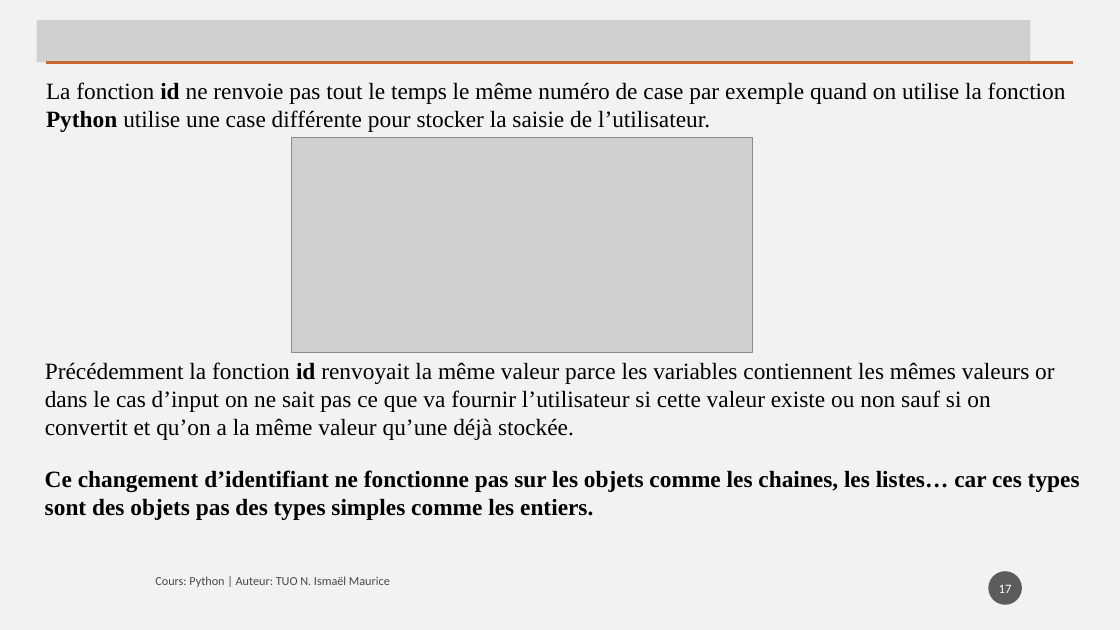
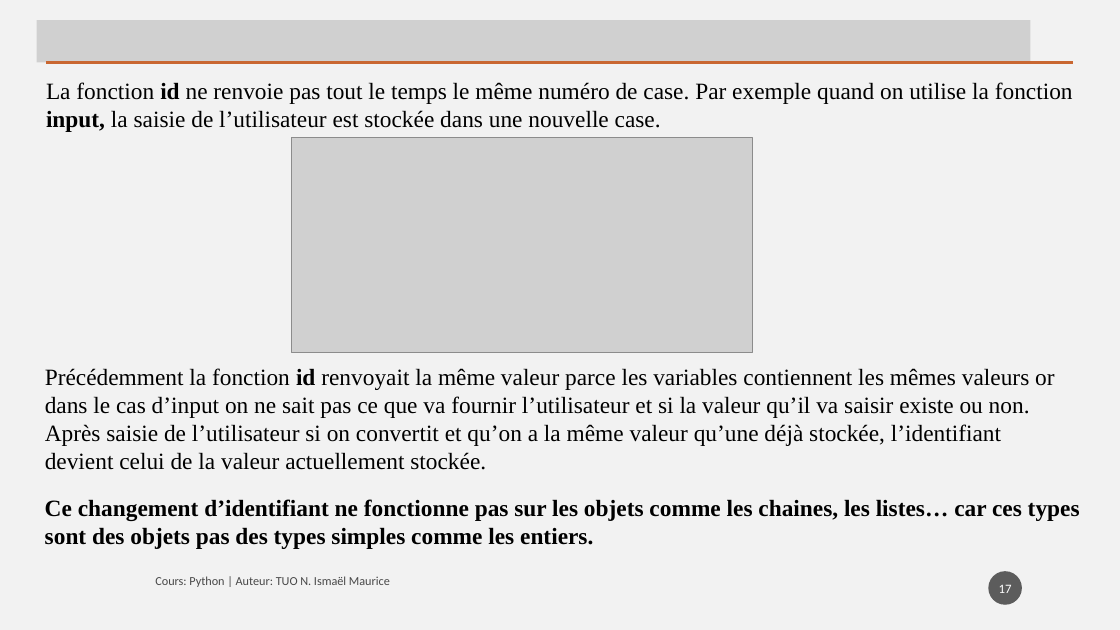
Before and after one commit to tisma95/cours-python, a slide deck: slide 17 of source/Chapitre 8 - Les chaines de caractères.pptx. Drawn at 1120x630 pixels with LibreOffice and Linux fonts; fonts in the diff are those of the drawing; grey boxes stand for pictures. Boxes give left, top, right and bottom in pixels: in the first picture for what was removed or moved away, otherwise in the second. Text is boxed around its words. In the diff, an @@ line names an element or a change of style, - is before the commit and + after.

```diff
--- a/source/Chapitre 8 - Les chaines de caractères.pptx
+++ b/source/Chapitre 8 - Les chaines de caractères.pptx
@@ text at (x1=46, y1=82, x2=1073, y2=132): text changed @@
-La fonction id ne renvoie pas tout le temps le même numéro de case par exemple quand on utilise la fonction Python utilise une case différente pour stocker la saisie de l’utilisateur.
+La fonction id ne renvoie pas tout le temps le même numéro de case. Par exemple quand on utilise la fonction input, la saisie de l’utilisateur est stockée dans une nouvelle case.
@@ text at (x1=45, y1=368, x2=1054, y2=470): text changed @@
-Précédemment la fonction id renvoyait la même valeur parce les variables contiennent les mêmes valeurs or dans le cas d’input on ne sait pas ce que va fournir l’utilisateur si cette valeur existe ou non sauf si on convertit et qu’on a la même valeur qu’une déjà stockée.
+Précédemment la fonction id renvoyait la même valeur parce les variables contiennent les mêmes valeurs or dans le cas d’input on ne sait pas ce que va fournir l’utilisateur et si la valeur qu’il va saisir existe ou non. Après saisie de l’utilisateur si on convertit et qu’on a la même valeur qu’une déjà stockée, l’identifiant devient celui de la valeur actuellement stockée.
@@ text "Ce changement d’identifiant ne fonctionne ..." moved from (x1=45, y1=470, x2=1080, y2=520) to (x1=45, y1=499, x2=1080, y2=549) @@
```
Also in this commit, not shown: 11 other slides changed, 5 slides added, 9 other files.
